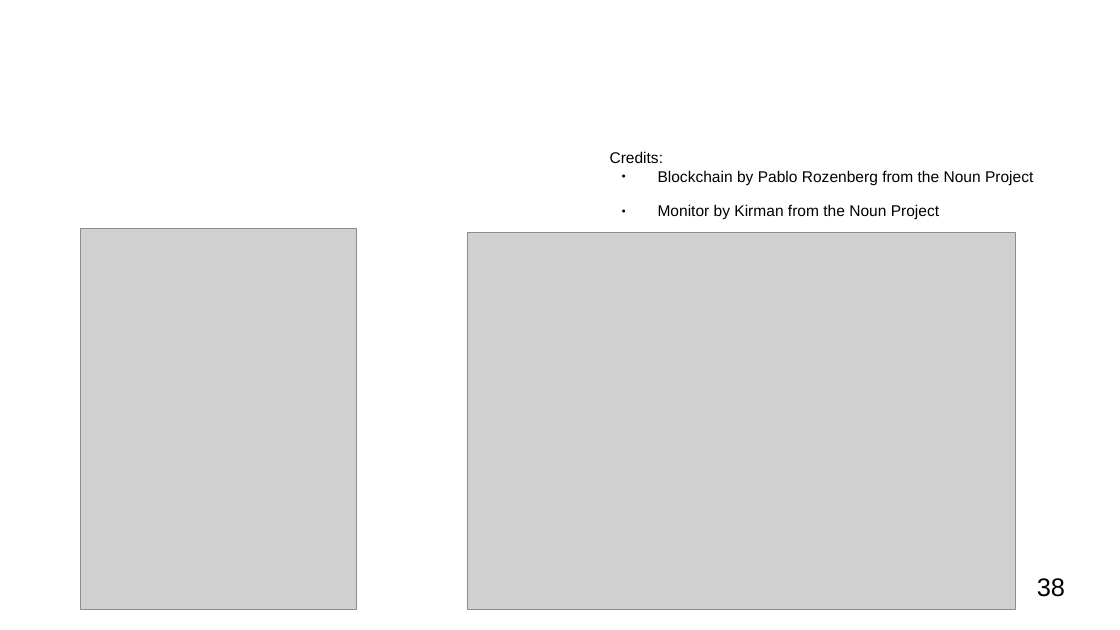
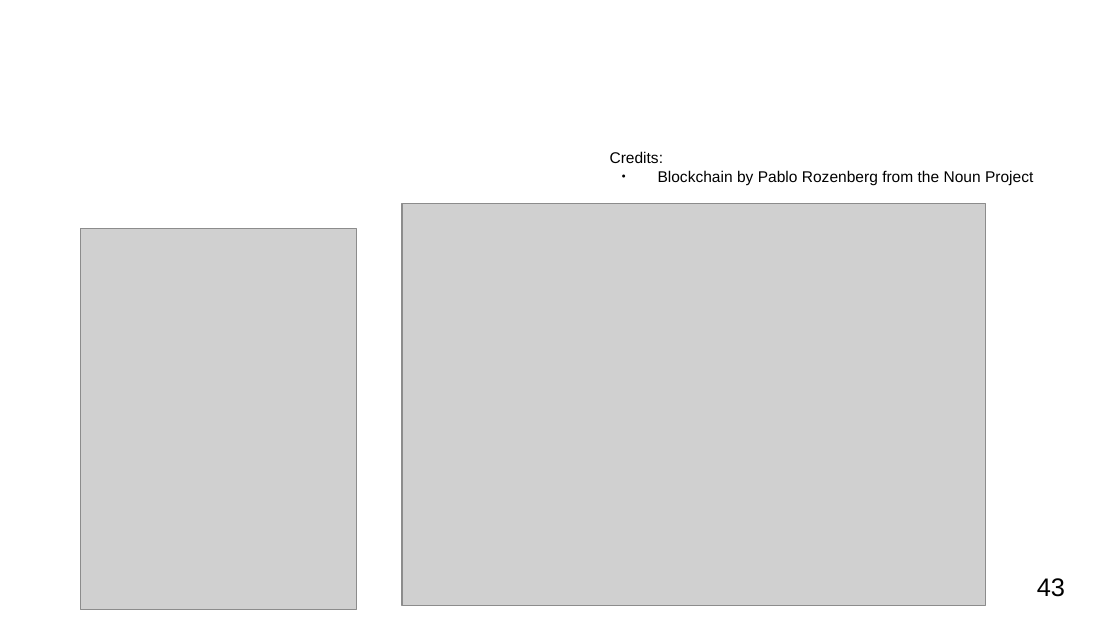
Before and after one commit to OrfeasLitos/blockchain_slides, a slide deck: slide 43 of presentation.pptx (slide 38 before the commit). Drawn at 1120x630 pixels with LibreOffice and Linux fonts; fonts in the diff are those of the drawing; grey boxes stand for pictures; background and template pictures are left out. Boxes give left, top, right and bottom in pixels: in the first picture for what was removed or moved away, otherwise in the second. Text is boxed around its words. In the diff, an @@ line names an element or a change of style, - is before the commit and + after.

```diff
--- a/presentation.pptx
+++ b/presentation.pptx
@@ picture: place and size @@
-picture at (468, 233, 1016, 610)
+picture at (402, 203, 986, 606)
@@ text at (658, 204, 939, 220): paragraph removed @@
-● Monitor by Kirman from the Noun Project
@@ page number at (1037, 578, 1065, 597): text changed @@
-38
+43
```
Also in this commit, not shown: 9 other slides changed, 5 slides added, 1 other file.
